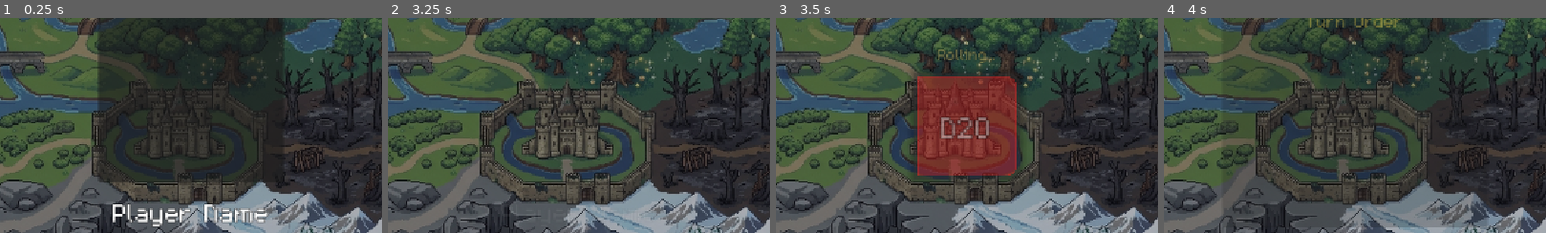
Above: before the commit, frames 1-4 (left to right).
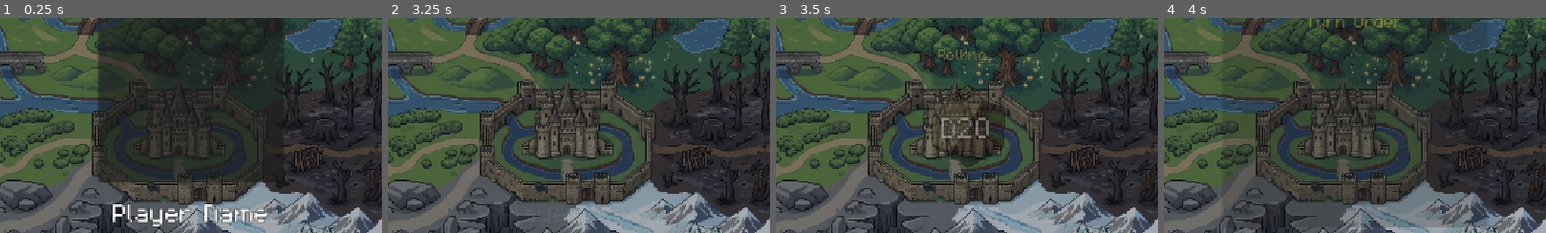
Above: after the commit, the same moments.

Repository: angel-romero-f/game
Game: Godot game, scene res://scenes/ui/GameIntro.tscn
Same seed, same stepped clock (60 frames per second), same inputs: the game is played once before the commit and once after it. This scene is started directly instead of the project's main scene. Sound files missing from this copy of the repository are replaced by a short silence.
Inputs (mouse positions are % of the whole screen's width and height, from its top left):
- Up to frame 1 (0.25 s): no input
- Up to frame 2 (3.25 s): tap Enter (ui_accept) at 0.5, 0.77, 1.25, 2 s; move the mouse to (72, 45) at 0.52 s; hold Right (ui_right) 0.53-1.25 s; tap Space (attack) at 0.6, 2.1 s; click (72, 45) at 0.67 s; drag from (30, 55) to (45, 70) at 1.27 s; move the mouse to (60, 28) at 2.02 s; hold Right (ui_right) 2.03-2.75 s; drag from (45, 70) to (20, 35) at 2.77 s
- Up to frame 3 (3.5 s): no input
- Up to frame 4 (4 s): move the mouse to (80, 65) at 3.52 s; hold Left (ui_left) from 3.53 s (still down); tap Space (attack) at 3.6 s; tap Enter (ui_accept) at 3.77 s
The pictures show only the part of the screen within x 25-75%, y 28-78%; the shares and areas given below are measured in that part.

Frames 1-2 are identical in both runs. In frame 3, 12% of the frame differs, in the area x 35-64%, y 24-76%; in frame 4, nothing differs.

Commit message:
d20 roll animation (we need to make our own)

Diff:
--- a/scenes/ui/GameIntro.tscn
+++ b/scenes/ui/GameIntro.tscn
@@ -5,18 +5,18 @@
 [ext_resource type="FontFile" uid="uid://cbwnpfuof7ck0" path="res://fonts/m5x7.ttf" id="3_iwbf0"]
 
 [sub_resource type="StyleBoxFlat" id="StyleBoxFlat_D20"]
-bg_color = Color(0.9, 0.15, 0.15, 1)
-border_width_left = 6
-border_width_top = 6
-border_width_right = 6
-border_width_bottom = 6
-border_color = Color(0.2, 0.2, 0.2, 1)
+bg_color = Color(0, 0, 0, 0)
+border_width_left = 0
+border_width_top = 0
+border_width_right = 0
+border_width_bottom = 0
+border_color = Color(0, 0, 0, 0)
 corner_radius_left_top = 16
 corner_radius_top_right = 16
 corner_radius_bottom_right = 16
 corner_radius_left_bottom = 16
 shadow_color = Color(0, 0, 0, 0.6)
-shadow_size = 12
+shadow_size = 0
 
 [node name="GameIntro" type="Control"]
 layout_mode = 3
@@ -112,6 +112,16 @@
 layout_mode = 2
 size_flags_horizontal = 4
 theme_override_styles/panel = SubResource("StyleBoxFlat_D20")
+
+[node name="D20Anim" type="TextureRect" parent="D20Container/VBoxContainer/D20Sprite"]
+layout_mode = 1
+anchors_preset = 15
+anchor_right = 1.0
+anchor_bottom = 1.0
+grow_horizontal = 2
+grow_vertical = 2
+expand_mode = 1
+stretch_mode = 5
 
 [node name="D20Label" type="Label" parent="D20Container/VBoxContainer/D20Sprite"]
 layout_mode = 1
--- a/scripts/ui/GameIntro.gd
+++ b/scripts/ui/GameIntro.gd
@@ -1,6 +1,13 @@
 extends Control
 
 const RACES := ["Elf", "Orc", "Fairy", "Infernal"]
+
+const D20_SPRITESHEET_PATH := "res://pictures/d20_roll_sprite.png"
+const D20_FRAME_SIZE := Vector2i(450, 450)
+const D20_COLS := 5
+const D20_ROWS := 11
+const D20_FPS := 24.0
+const UI_FONT := preload("res://fonts/m5x7.ttf")
 
 enum Phase { SHOWCASE, ROLLING, SHOW_PLAYER_ROLL, SHOW_ORDER, GAME_READY }
 var current_phase: Phase = Phase.SHOWCASE
@@ -13,6 +20,7 @@
 var showcase_name_label: Label
 var d20_container: CenterContainer
 var d20_sprite: Panel
+var d20_anim: TextureRect
 var roll_result_label: Label
 var player_roll_container: CenterContainer
 var order_center_container: CenterContainer
@@ -39,6 +47,11 @@
 var roll_display_value: int = 1
 var roll_tick_timer: float = 0.0
 
+# D20 spritesheet animation state
+var _d20_frames: Array[Texture2D] = []
+var _d20_frame_idx: int = 0
+var _d20_frame_timer: float = 0.0
+
 # Order display
 var order_items_center: Array = []  # Array of Control nodes in center display
 var order_items_corner: Array = []  # Array of Control nodes in corner display
@@ -52,6 +65,7 @@
 	showcase_name_label = $ShowcaseContainer/VBoxContainer/NameLabel
 	d20_container = $D20Container
 	d20_sprite = $D20Container/VBoxContainer/D20Sprite
+	d20_anim = $D20Container/VBoxContainer/D20Sprite/D20Anim
 	roll_result_label = $D20Container/VBoxContainer/RollResultLabel
 	rolling_label = $D20Container/VBoxContainer/RollingLabel
 	order_center_container = $OrderCenterContainer
@@ -85,6 +99,8 @@
 	phase_overlay.visible = false
 	minigames_counter_label.visible = false
 
+	_load_d20_spritesheet_frames()
+
 	# Setup showcase with local player
 	_setup_showcase()
 
@@ -163,6 +179,7 @@
 func _begin_rolling_sequence() -> void:
 	current_phase = Phase.ROLLING
 	current_rolling_player_idx = 0
+	_start_d20_anim()
 
 	# In multiplayer, host generates all rolls and syncs to clients
 	if App.is_multiplayer:
@@ -201,6 +218,7 @@
 		roll_animation_timer = 0.0
 		roll_tick_timer = 0.0
 		var anim_duration := 0.8  # Shorter animation for multiplayer
+		_start_d20_anim()
 
 		rolling_label.text = player_name + " rolling..."
 		rolling_label.visible = true
@@ -211,6 +229,7 @@
 			var delta := get_process_delta_time()
 			roll_animation_timer += delta
 			roll_tick_timer += delta
+			_advance_d20_anim(delta)
 
 			if roll_tick_timer >= 0.06:
 				roll_tick_timer = 0.0
@@ -237,6 +256,7 @@
 	rolling_label.text = player.get("name", "Player") + " rolling..."
 	rolling_label.visible = true
 	roll_result_label.visible = false
+	_start_d20_anim()
 
 	roll_animation_timer = 0.0
 	roll_tick_timer = 0.0
@@ -245,6 +265,7 @@
 func _process_rolling(delta: float) -> void:
 	roll_animation_timer += delta
 	roll_tick_timer += delta
+	_advance_d20_anim(delta)
 
 	# Animate the displayed number
 	if roll_tick_timer >= 0.08:
@@ -417,6 +438,7 @@
 	# Position number
 	var pos_label := Label.new()
 	pos_label.text = str(order_position) + "."
+	pos_label.add_theme_font_override("font", UI_FONT)
 	pos_label.add_theme_font_size_override("font_size", 24 if is_center else 16)
 	pos_label.add_theme_color_override("font_color", Color.WHITE)
 	pos_label.custom_minimum_size.x = 30 if is_center else 20
@@ -436,6 +458,7 @@
 	# Player name
 	var name_label := Label.new()
 	name_label.text = player.get("name", "Player")
+	name_label.add_theme_font_override("font", UI_FONT)
 	name_label.add_theme_font_size_override("font_size", 22 if is_center else 14)
 	name_label.add_theme_color_override("font_color", App.get_race_color(player.get("race", "Elf")))
 	container.add_child(name_label)
@@ -444,6 +467,7 @@
 	if is_center:
 		var roll_label := Label.new()
 		roll_label.text = "(" + str(player.get("roll", 0)) + ")"
+		roll_label.add_theme_font_override("font", UI_FONT)
 		roll_label.add_theme_font_size_override("font_size", 18)
 		roll_label.add_theme_color_override("font_color", Color(0.7, 0.7, 0.7))
 		container.add_child(roll_label)
@@ -452,6 +476,7 @@
 	if player.get("is_local", false):
 		var you_label := Label.new()
 		you_label.text = " (You)" if is_center else "*"
+		you_label.add_theme_font_override("font", UI_FONT)
 		you_label.add_theme_font_size_override("font_size", 18 if is_center else 12)
 		you_label.add_theme_color_override("font_color", Color(0.3, 1.0, 0.3))
 		container.add_child(you_label)
@@ -730,3 +755,68 @@
 	App.skip_to_battle_phase()
 	App.go("res://scenes/ui/GameIntro.tscn")
 ## ========== END PHASE SYSTEM UI ==========
+
+func _load_d20_spritesheet_frames() -> void:
+	_d20_frames.clear()
+	# NOTE: This project currently doesn't have an import file for the spritesheet,
+	# so ResourceLoader.load() may fail. Load the PNG directly via Image instead.
+	var img := Image.new()
+	var err := img.load(D20_SPRITESHEET_PATH)
+	if err != OK:
+		push_warning("Could not load d20 spritesheet: ", D20_SPRITESHEET_PATH, " (err=", err, ")")
+		return
+	var atlas: Texture2D = ImageTexture.create_from_image(img)
+
+	for y in range(D20_ROWS):
+		for x in range(D20_COLS):
+			var rect := Rect2i(x * D20_FRAME_SIZE.x, y * D20_FRAME_SIZE.y, D20_FRAME_SIZE.x, D20_FRAME_SIZE.y)
+			# Some spritesheets have unused/blank cells at the end; skip those so the animation never flashes empty frames.
+			if not _d20_frame_has_content(img, rect):
+				continue
+			var frame := AtlasTexture.new()
+			frame.atlas = atlas
+			frame.region = rect
+			_d20_frames.append(frame)
+
+	if d20_anim and not _d20_frames.is_empty():
+		d20_anim.texture = _d20_frames[0]
+
+func _d20_frame_has_content(img: Image, rect: Rect2i) -> bool:
+	# Fast heuristic: sample pixels; if everything is near-black, treat as empty.
+	# (Our spritesheet background is black; the die has brighter pixels.)
+	var step := 16
+	var x0 := rect.position.x
+	var y0 := rect.position.y
+	var x1 := rect.position.x + rect.size.x
+	var y1 := rect.position.y + rect.size.y
+
+	for y in range(y0, y1, step):
+		for x in range(x0, x1, step):
+			var c := img.get_pixel(x, y)
+			if (c.r + c.g + c.b) > 0.06:
+				return true
+	return false
+
+func _start_d20_anim() -> void:
+	if d20_anim == null or _d20_frames.is_empty():
+		return
+
+	var label := d20_sprite.get_node_or_null("D20Label")
+	if label is CanvasItem:
+		label.visible = false
+
+	# Start at the first frame to feel like a real roll animation.
+	_d20_frame_idx = 0
+	_d20_frame_timer = 0.0
+	d20_anim.texture = _d20_frames[_d20_frame_idx]
+
+func _advance_d20_anim(delta: float) -> void:
+	if d20_anim == null or _d20_frames.is_empty():
+		return
+
+	_d20_frame_timer += delta
+	var frame_time := 1.0 / D20_FPS
+	while _d20_frame_timer >= frame_time:
+		_d20_frame_timer -= frame_time
+		_d20_frame_idx = (_d20_frame_idx + 1) % _d20_frames.size()
+		d20_anim.texture = _d20_frames[_d20_frame_idx]
Binary file added: pictures/d20_roll_sprite.png
Not shown, added: pictures/d20_roll_sprite.png.import
